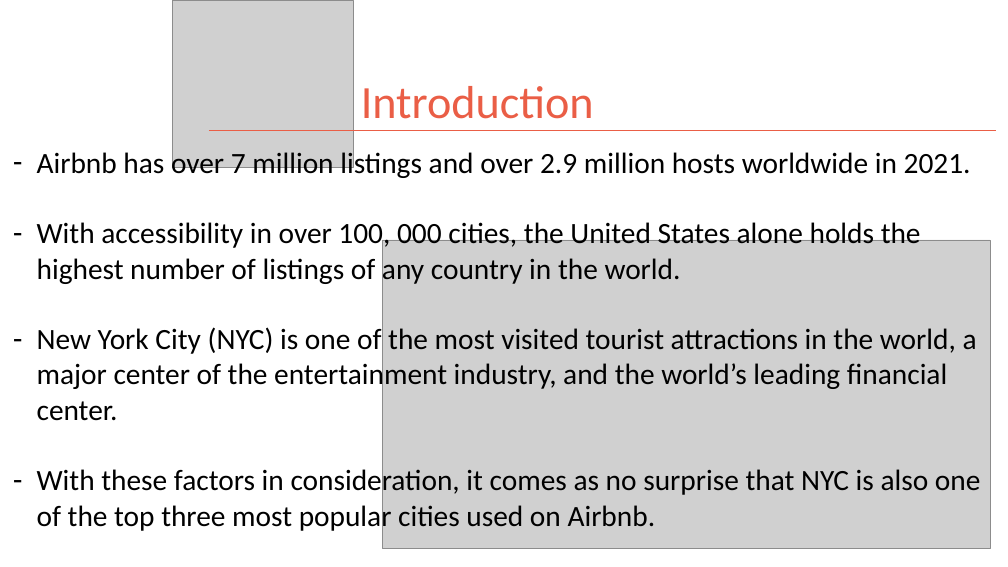
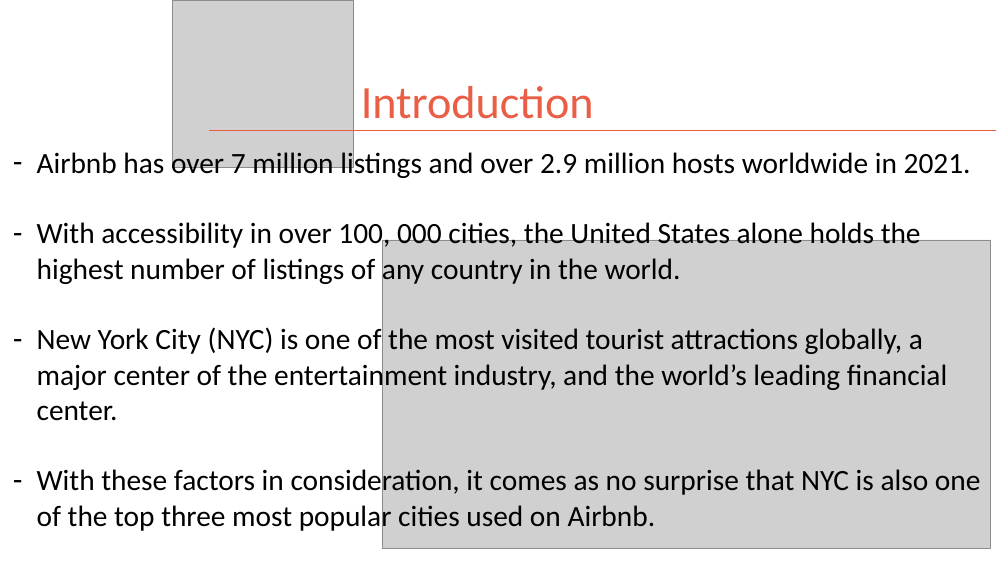
Before and after one commit to kman4/Airbnb_analysis_NYC, a slide deck: slide 2 of NYC Airbnb Analysis Presentation .pptx. Drawn at 1008x567 pixels with LibreOffice and Linux fonts; fonts in the diff are those of the drawing; grey boxes stand for pictures. Boxes give left, top, right and bottom in pixels: in the first picture for what was removed or moved away, otherwise in the second. Text is boxed around its words. In the diff, an @@ line names an element or a change of style, - is before the commit and + after.

```diff
--- a/NYC Airbnb Analysis Presentation .pptx
+++ b/NYC Airbnb Analysis Presentation .pptx
@@ text at box(37, 327, 947, 421): text changed @@
-– New York City (NYC) is one of the most visited tourist attractions in the world, a major center of the entertainment industry, and the world’s leading financial center.
+– New York City (NYC) is one of the most visited tourist attractions globally, a major center of the entertainment industry, and the world’s leading financial center.
```
Also in this commit, not shown: 1 other slide changed.
